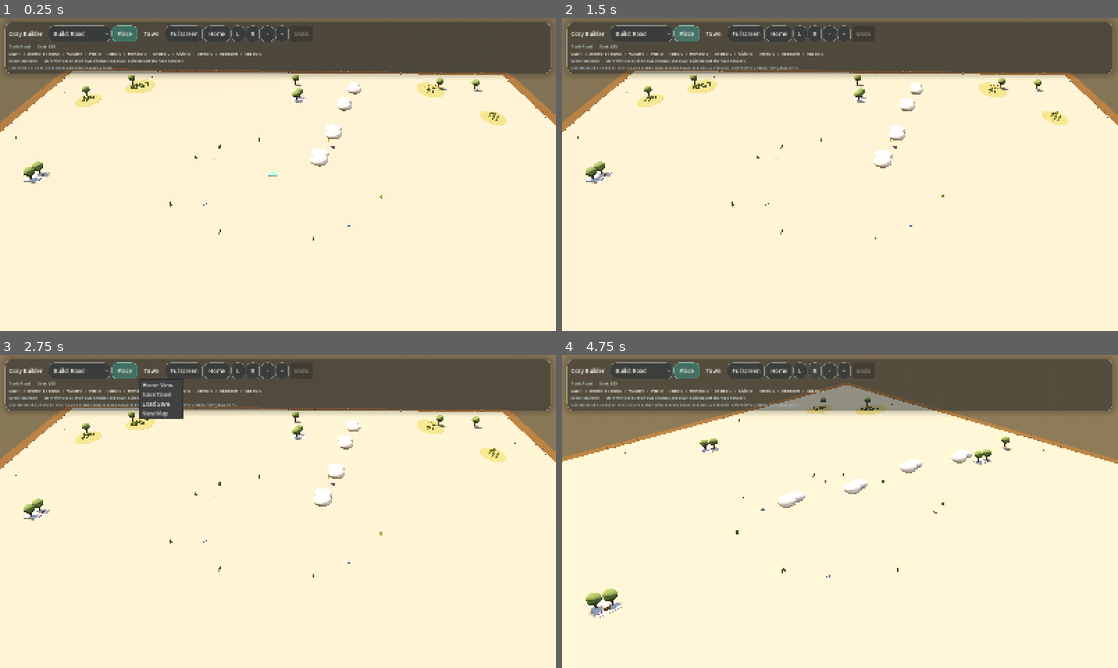
Above: before the commit, frames 1-4 (two rows, left to right).
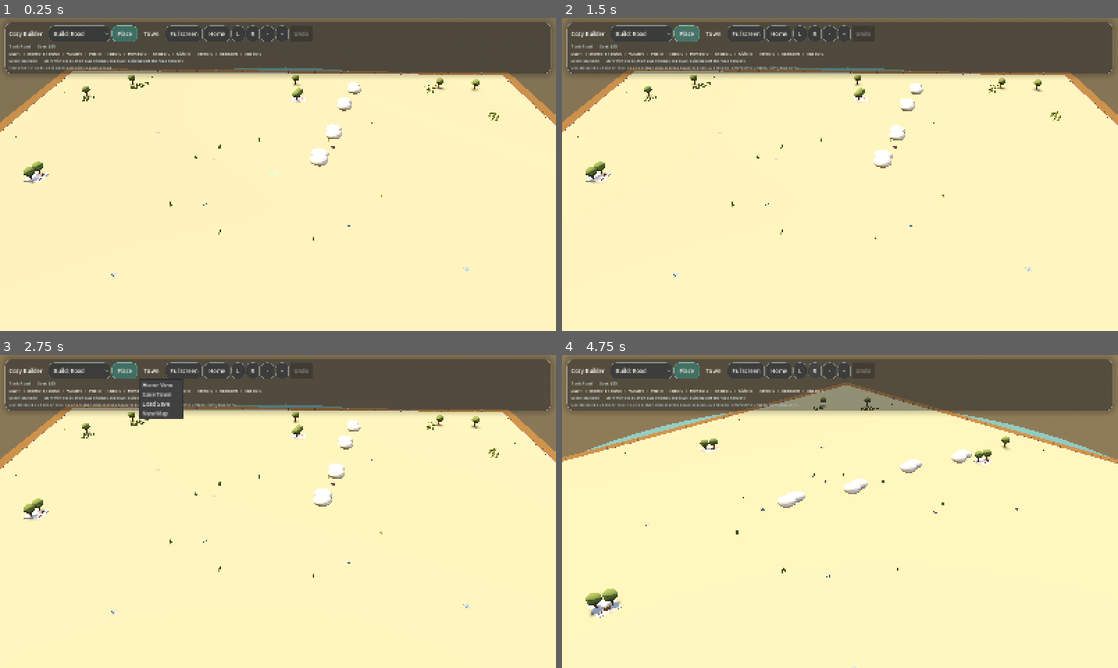
Above: after the commit, the same moments.

Repository: johnswaffles/my-backend-api
Game: Godot game, scene res://scenes/main_scene.tscn
The game is run twice, just before and just after one commit, with the same random seed, the same clock (stepped at 60 frames per second) and the same inputs.
Inputs:
- Up to frame 1 (0.25 s): no input
- Up to frame 2 (1.5 s): click "Build: Road" at 0.5 s; click "Place" at 1.25 s
- Up to frame 3 (2.75 s): click "Town" at 2 s
- Up to frame 4 (4.75 s): click "Home" at 2.75 s; click "L" at 3.5 s; click "R" at 4.25 s

The runs differ from the first frame. In frame 1, 2.1% of the frame differs, in the area x 0-92%, y 15-100%; in frame 2, 1.9%; in frame 3, 0.8%; in frame 4, 26%, in the area x 0-100%, y 16-100%.

Commit message:
Deepen Godot diorama art direction

Diff:
--- a/cozy-builder-godot/scenes/lighting_controller.tscn
+++ b/cozy-builder-godot/scenes/lighting_controller.tscn
@@ -47,6 +47,9 @@
 directional_shadow_mode = 2
 directional_shadow_max_distance = 180.0
 shadow_blur = 0.4
+directional_shadow_blend_splits = true
+shadow_bias = 0.03
+shadow_normal_bias = 2.0
 
 [node name="FillLight" type="DirectionalLight3D" parent="."]
 rotation_degrees = Vector3(-24, 130, 0)
--- a/cozy-builder-godot/scripts/building_system.gd
+++ b/cozy-builder-godot/scripts/building_system.gd
@@ -137,6 +137,7 @@
 var _flower_material_blue: StandardMaterial3D
 var _meadow_material: StandardMaterial3D
 var _grass_blade_material: StandardMaterial3D
+var _soft_shadow_material: StandardMaterial3D
 var _hover_material_valid: StandardMaterial3D
 var _hover_material_invalid: StandardMaterial3D
 var _ghost_base_material: StandardMaterial3D
@@ -275,22 +276,23 @@
 
 
 func _build_materials() -> void:
-	_ground_material_a = _make_material("86945e", 0.98)
-	_ground_material_b = _make_material("758653", 0.98)
-	_ground_material_c = _make_material("b9ae76", 0.98)
-	_soil_material = _make_material("65492f", 0.99)
-	_stone_material = _make_material("ccbda6", 0.92)
-	_water_material = _make_material("3f7881", 0.3, 0.0, true, "8fc6cb", 0.02)
-	_road_material = _make_material("4d4950", 0.99)
-	_road_mark_material = _make_material("f7efdd", 0.64)
-	_sidewalk_material = _make_material("cdbfa8", 0.92)
-	_window_material = _make_material("f6d69a", 0.34, 0.0, true, "ffcd7a", 0.12)
-	_leaf_material = _make_material("739256", 0.97)
-	_trunk_material = _make_material("6b4933", 0.92)
-	_flower_material_pink = _make_material("d791ad", 0.78)
-	_flower_material_blue = _make_material("8aaede", 0.78)
-	_meadow_material = _make_material("aca868", 0.98)
-	_grass_blade_material = _make_material("78904d", 0.96)
+	_ground_material_a = _make_material("7d915b", 0.98)
+	_ground_material_b = _make_material("708451", 0.98)
+	_ground_material_c = _make_material("a3a56b", 0.98)
+	_soil_material = _make_material("7a5a3b", 0.99)
+	_stone_material = _make_material("c8b9a3", 0.94)
+	_water_material = _make_material("4b8b95", 0.38, 0.0, true, "a9d6d8", 0.02)
+	_road_material = _make_material("55515a", 0.98)
+	_road_mark_material = _make_material("efe6cf", 0.78)
+	_sidewalk_material = _make_material("c7b79f", 0.94)
+	_window_material = _make_material("f3d29a", 0.42, 0.0, true, "ffd48e", 0.14)
+	_leaf_material = _make_material("6f8a50", 0.98)
+	_trunk_material = _make_material("765239", 0.94)
+	_flower_material_pink = _make_material("c98ba4", 0.82)
+	_flower_material_blue = _make_material("86a7cf", 0.82)
+	_meadow_material = _make_material("b1ad70", 0.99)
+	_grass_blade_material = _make_material("7b9550", 0.98)
+	_soft_shadow_material = _make_transparent_material(Color(0.08, 0.06, 0.04, 1.0), 1.0, 0.18)
 	_hover_material_valid = _make_transparent_material(Color("76e5c7"), 0.24, 0.34)
 	_hover_material_invalid = _make_transparent_material(Color("f29a8d"), 0.24, 0.34)
 	_ghost_base_material = _make_transparent_material(Color("f7f0d8"), 0.44, 0.52)
@@ -1550,6 +1552,7 @@
 	root.set_meta("phase", randf_range(0.0, TAU))
 	root.set_meta("speed", randf_range(0.5, 0.95))
 	root.set_meta("heading", forward_rotation)
+	_add_shadow_disc_local(Vector3(0.0, 0.005, 0.0), Vector2(0.48, 0.72), 0.16, root)
 
 	var palette := [
 		Color("d16758"),
@@ -1599,6 +1602,7 @@
 	root.set_meta("finish", finish)
 	root.set_meta("phase", randf_range(0.0, TAU))
 	root.set_meta("speed", randf_range(0.45, 0.88))
+	_add_shadow_disc_local(Vector3(0.0, 0.005, 0.0), Vector2(0.18, 0.18), 0.16, root)
 
 	var coat_palette := [
 		Color("5b7db0"),
@@ -1754,13 +1758,23 @@
 func _build_water_ring() -> void:
 	var water := MeshInstance3D.new()
 	var water_mesh := CylinderMesh.new()
-	water_mesh.top_radius = 16.5
-	water_mesh.bottom_radius = 18.0
-	water_mesh.height = 0.16
+	water_mesh.top_radius = float(GRID_SIZE) * 0.54
+	water_mesh.bottom_radius = float(GRID_SIZE) * 0.59
+	water_mesh.height = 0.22
 	water.mesh = water_mesh
 	water.material_override = _water_material
 	water.position = Vector3(0.0, -0.62, 0.0)
 	grid_root.add_child(water)
+
+	var shallows := MeshInstance3D.new()
+	var shallow_mesh := CylinderMesh.new()
+	shallow_mesh.top_radius = float(GRID_SIZE) * 0.515
+	shallow_mesh.bottom_radius = float(GRID_SIZE) * 0.54
+	shallow_mesh.height = 0.08
+	shallows.mesh = shallow_mesh
+	shallows.material_override = _make_transparent_material(Color("c8ede7"), 0.22, 0.3)
+	shallows.position = Vector3(0.0, -0.49, 0.0)
+	grid_root.add_child(shallows)
 
 
 func _build_island_base() -> void:
@@ -1780,6 +1794,14 @@
 	lip.position = Vector3(0.0, -0.11, 0.0)
 	grid_root.add_child(lip)
 
+	var turf := MeshInstance3D.new()
+	var turf_mesh := BoxMesh.new()
+	turf_mesh.size = Vector3(GRID_SIZE + 0.8, 0.14, GRID_SIZE + 0.8)
+	turf.mesh = turf_mesh
+	turf.material_override = _make_material("c2bf8f", 0.98)
+	turf.position = Vector3(0.0, -0.01, 0.0)
+	grid_root.add_child(turf)
+
 
 func _build_ground_tiles() -> void:
 	var half := (GRID_SIZE - 1) * TILE_SIZE * 0.5
@@ -1788,8 +1810,8 @@
 		for x in range(GRID_SIZE):
 			var tile := MeshInstance3D.new()
 			var mesh := BoxMesh.new()
-			var height_variation := 0.11 + sin(float(x) * 0.35) * 0.018 + cos(float(z) * 0.27) * 0.016
-			mesh.size = Vector3(0.94, height_variation, 0.94)
+			var height_variation := 0.12 + sin(float(x) * 0.35) * 0.02 + cos(float(z) * 0.27) * 0.018
+			mesh.size = Vector3(0.96, height_variation, 0.96)
 			tile.mesh = mesh
 			var material := _ground_material_a
 			if (x + z) % 3 == 0:
@@ -1797,7 +1819,7 @@
 			elif (x * 3 + z * 5) % 4 == 0:
 				material = _ground_material_c
 			tile.material_override = material
-			tile.position = Vector3(x - half, -0.05, z - half)
+			tile.position = Vector3(x - half, -0.04, z - half)
 			grid_root.add_child(tile)
 
 	for edge in range(GRID_SIZE):
@@ -1855,6 +1877,13 @@
 		Vector3(2.6, 0.06, -9.55),
 	]:
 		_add_grass_clump(tuft, 1.12)
+	for patch in [
+		Vector3(-14.0, 0.03, -11.0),
+		Vector3(12.6, 0.03, -14.6),
+		Vector3(-10.5, 0.03, 14.2),
+		Vector3(14.1, 0.03, 11.6),
+	]:
+		_add_local_flower_patch(patch, 8, _flower_material_blue if patch.x > 0.0 else _flower_material_pink, grid_root)
 
 
 func _build_nature() -> void:
@@ -1943,8 +1972,9 @@
 	var root := Node3D.new()
 	root.position = position_3d
 	building_root.add_child(root)
-
-	_add_box(Vector3(0.0, 0.015, 0.0), Vector3(4.45, 0.04, 3.45), _make_material("97b66c", 0.98), root)
+	_add_parcel_shadow(root, Vector2(4.6, 3.7), 0.26)
+
+	_add_box(Vector3(0.0, 0.015, 0.0), Vector3(4.45, 0.04, 3.45), _make_material("9ab47a", 0.98), root)
 	_add_box(Vector3(0.0, 0.02, 1.32), Vector3(4.1, 0.03, 0.86), _make_material("d7ccb8", 0.88), root)
 	_add_box(Vector3(-1.28, 0.022, 0.64), Vector3(0.74, 0.03, 2.2), _make_material("d3c3aa", 0.9), root)
 	_add_town_path(Vector3(-1.28, 0.03, 0.92), Vector2(0.52, 1.62), root)
@@ -1977,6 +2007,7 @@
 	_add_flower_box_local(Vector3(0.82, 0.18, 0.14), palette.trim, root)
 	_add_shrub_cluster(Vector3(-1.46, 0.0, 1.18), palette.accent, root, 4)
 	_add_shrub_cluster(Vector3(1.46, 0.0, 1.18), palette.trim, root, 4)
+	_add_hedge_strip_local(Vector3(0.0, 0.08, -1.34), 3.1, palette.accent.darkened(0.15), root)
 	_add_local_flower_patch(Vector3(1.26, 0.05, 0.98), 6, _make_material_from_color(palette.trim, 0.8), root)
 	_add_local_flower_patch(Vector3(-1.26, 0.05, 0.86), 5, _make_material_from_color(palette.accent, 0.8), root)
 	_add_box(Vector3(-1.58, 0.26, 1.62), Vector3(0.16, 0.34, 0.12), _make_material("8c6f4f", 0.84), root)
@@ -1999,6 +2030,7 @@
 	var root := Node3D.new()
 	root.position = position_3d
 	building_root.add_child(root)
+	_add_parcel_shadow(root, Vector2(4.9, 3.8), 0.24)
 
 	_add_box(Vector3(0.0, 0.015, 0.0), Vector3(4.6, 0.04, 3.5), _make_material("cbd4b5", 0.98), root)
 	_add_town_path(Vector3(0.0, 0.02, 1.22), Vector2(2.1, 0.56), root)
@@ -2029,6 +2061,7 @@
 	var root := Node3D.new()
 	root.position = position_3d
 	building_root.add_child(root)
+	_add_parcel_shadow(root, Vector2(5.0, 3.9), 0.24)
 
 	_add_box(Vector3(0.0, 0.015, 0.0), Vector3(4.8, 0.04, 3.6), _make_material("c9c7b2", 0.98), root)
 	_add_box(Vector3(0.0, 0.035, 0.88), Vector3(3.4, 0.03, 1.38), _make_material("7c857a", 0.94), root)
@@ -2059,6 +2092,7 @@
 	var root := Node3D.new()
 	root.position = position_3d
 	building_root.add_child(root)
+	_add_parcel_shadow(root, Vector2(3.9, 2.9), 0.22)
 
 	_add_box(Vector3(0.0, 0.015, 0.0), Vector3(3.8, 0.04, 2.7), _make_material("d9d2bf", 0.98), root)
 	_add_box(Vector3(0.0, 0.03, 0.8), Vector3(2.4, 0.03, 0.9), _make_material("ede8da", 0.9), root)
@@ -2086,6 +2120,7 @@
 	var root := Node3D.new()
 	root.position = position_3d
 	building_root.add_child(root)
+	_add_parcel_shadow(root, Vector2(5.0, 3.9), 0.24)
 
 	_add_box(Vector3(0.0, 0.015, 0.0), Vector3(4.8, 0.04, 3.6), _make_material("d5d1bc", 0.98), root)
 	_add_box(Vector3(0.0, 0.028, 0.72), Vector3(3.5, 0.03, 1.4), _make_material("7b7f81", 0.94), root)
@@ -2123,6 +2158,7 @@
 	var root := Node3D.new()
 	root.position = position_3d
 	building_root.add_child(root)
+	_add_parcel_shadow(root, Vector2(4.1, 3.0), 0.22)
 
 	_add_box(Vector3(0.0, 0.015, 0.0), Vector3(3.8, 0.04, 2.8), _make_material("d9d0b9", 0.98), root)
 	_add_box(Vector3(0.0, 0.028, 0.88), Vector3(2.8, 0.03, 1.0), _make_material("d8cbb8", 0.92), root)
@@ -2151,6 +2187,7 @@
 	var root := Node3D.new()
 	root.position = position_3d
 	building_root.add_child(root)
+	_add_parcel_shadow(root, Vector2(4.0, 2.95), 0.22)
 
 	_add_box(Vector3(0.0, 0.015, 0.0), Vector3(3.8, 0.04, 2.8), _make_material("d5cfbc", 0.98), root)
 	_add_box(Vector3(0.9, 0.028, 0.64), Vector3(1.42, 0.03, 1.18), _make_material("7e8082", 0.94), root)
@@ -2174,6 +2211,7 @@
 	var root := Node3D.new()
 	root.position = position_3d
 	building_root.add_child(root)
+	_add_parcel_shadow(root, Vector2(3.8, 2.9), 0.18)
 
 	_add_box(Vector3(0.0, 0.02, 0.0), Vector3(3.6, 0.05, 2.7), _make_material("86a65c", 0.96), root)
 	_add_box(Vector3(0.0, 0.04, 0.0), Vector3(2.8, 0.03, 0.24), _make_material("d8c7ab", 0.9), root)
@@ -2541,6 +2579,7 @@
 	root.position = position_3d
 	_nature_root.add_child(root)
 	_register_nature_feature(root, 0.78)
+	_add_shadow_disc_local(Vector3(0.0, 0.01, 0.0), Vector2(0.9, 0.7), 0.18, root)
 	_add_local_cylinder(Vector3(0.0, 0.34, 0.0), 0.11, 0.08, 0.68, _trunk_material, root)
 	_add_local_sphere(Vector3(0.0, 0.92, 0.02), 0.52, 0.86, _leaf_material, root)
 	_add_local_sphere(Vector3(-0.2, 0.84, 0.0), 0.34, 0.66, _leaf_material, root)
@@ -2710,6 +2749,7 @@
 
 
 func _add_local_tree(position_3d: Vector3, parent: Node) -> void:
+	_add_shadow_disc_local(position_3d + Vector3(0.0, 0.01, 0.0), Vector2(0.82, 0.64), 0.16, parent)
 	_add_local_cylinder(position_3d + Vector3(0.0, 0.34, 0.0), 0.11, 0.08, 0.68, _trunk_material, parent)
 	_add_local_sphere(position_3d + Vector3(0.0, 0.92, 0.02), 0.52, 0.86, _leaf_material, parent)
 	_add_local_sphere(position_3d + Vector3(-0.2, 0.84, 0.0), 0.34, 0.66, _leaf_material, parent)
@@ -2747,6 +2787,33 @@
 		var offset := (float(i) - float(count - 1) * 0.5) * 0.18
 		var shrub := _add_local_sphere(center + Vector3(offset, 0.12, randf_range(-0.04, 0.04)), 0.12, 0.16, shrub_material, parent)
 		shrub.scale = Vector3(1.05, 0.85, 1.0)
+
+
+func _add_hedge_strip_local(center: Vector3, width: float, color: Color, parent: Node) -> void:
+	var hedge_material := _make_material_from_color(color, 0.96)
+	for i in range(6):
+		var t := float(i) / 5.0
+		var x: float = lerpf(-width * 0.5, width * 0.5, t)
+		_add_local_sphere(center + Vector3(x, 0.13 + randf_range(-0.01, 0.02), randf_range(-0.05, 0.05)), 0.16, 0.2, hedge_material, parent)
+
+
+func _add_parcel_shadow(parent: Node, size: Vector2, alpha: float) -> void:
+	_add_shadow_disc_local(Vector3(0.0, 0.005, 0.0), size, alpha, parent)
+
+
+func _add_shadow_disc_local(center: Vector3, size: Vector2, alpha: float, parent: Node) -> void:
+	var shadow := MeshInstance3D.new()
+	var mesh := CylinderMesh.new()
+	mesh.top_radius = 0.5
+	mesh.bottom_radius = 0.54
+	mesh.height = 0.01
+	shadow.mesh = mesh
+	var material := _make_transparent_material(Color(0.08, 0.06, 0.04, 1.0), 1.0, alpha)
+	shadow.material_override = material
+	shadow.cast_shadow = GeometryInstance3D.SHADOW_CASTING_SETTING_OFF
+	shadow.scale = Vector3(size.x, 1.0, size.y)
+	shadow.position = center
+	parent.add_child(shadow)
 
 
 func _add_round_canopy(center: Vector3, size: Vector3, material: Material, parent: Node) -> void:
@@ -2851,6 +2918,7 @@
 	material.albedo_color = Color(color_hex)
 	material.roughness = roughness
 	material.metallic = metallic
+	material.metallic_specular = 0.18
 	material.emission_enabled = emission_enabled
 	if emission_enabled:
 		material.emission = Color(emission_color_hex)
@@ -2862,6 +2930,7 @@
 	var material := StandardMaterial3D.new()
 	material.albedo_color = color
 	material.roughness = roughness
+	material.metallic_specular = 0.18
 	return material
 
 
@@ -2870,6 +2939,7 @@
 	material.albedo_color = color
 	material.albedo_color.a = alpha
 	material.roughness = roughness
+	material.metallic_specular = 0.08
 	material.transparency = BaseMaterial3D.TRANSPARENCY_ALPHA
 	return material
 
Not shown, added: cozy-builder-godot/assets/VISUAL_DIRECTION.md
Not shown, changed: public/godot-playtest/index.html
Not shown, changed: public/godot-playtest/index.pck
